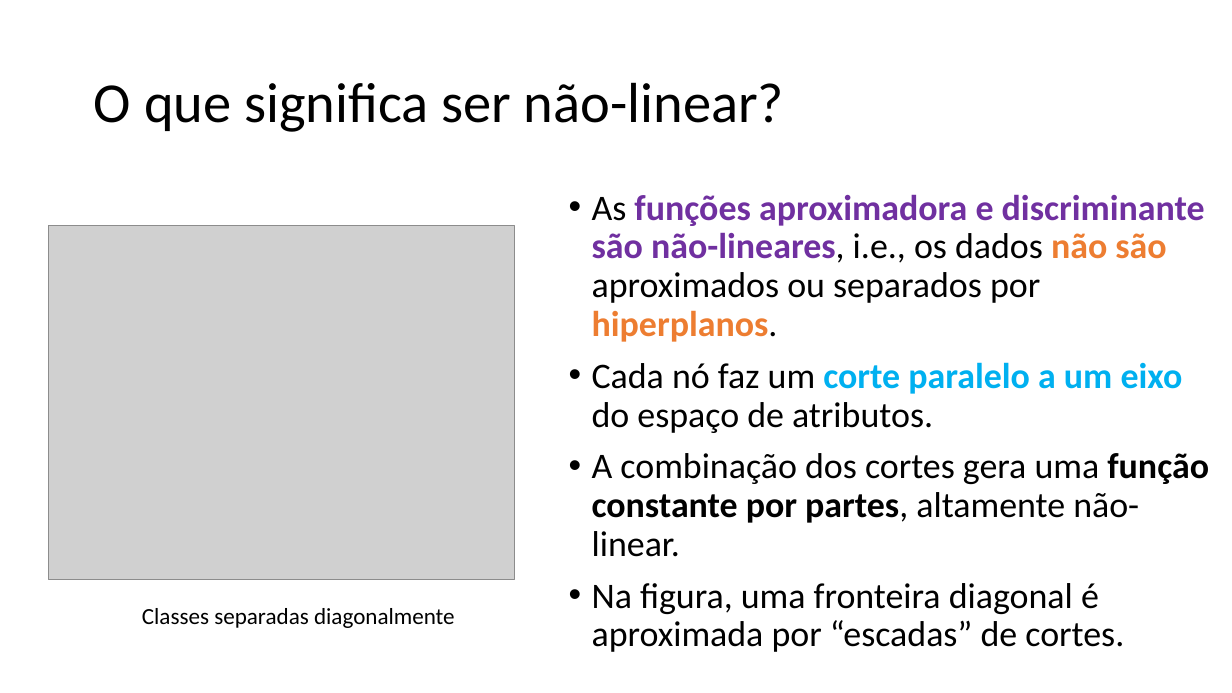
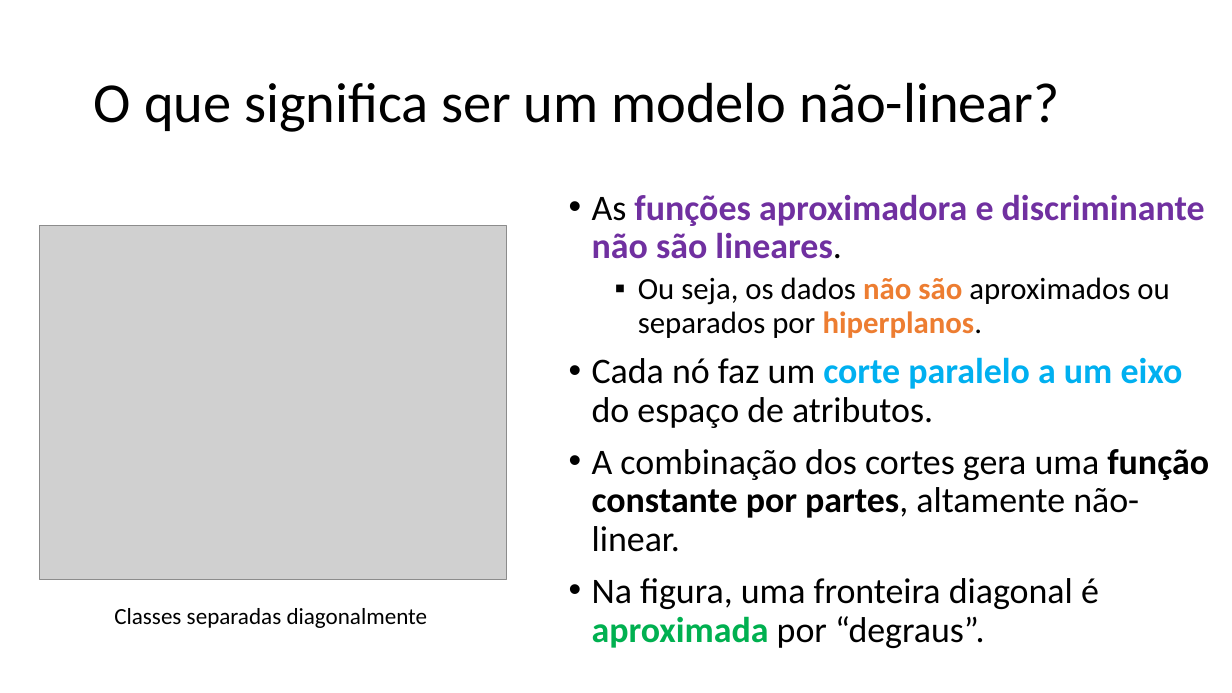
Before and after one commit to zz4fap/c24_inteligencia_artificial, a slide deck: slide 10 of slides/C24_Árvores_de_decisão.pptx. Drawn at 1232x693 pixels with LibreOffice and Linux fonts; fonts in the diff are those of the drawing; grey boxes stand for pictures. Boxes give left, top, right and bottom in pixels: in the first picture for what was removed or moved away, otherwise in the second. Text is boxed around its words. In the diff, an @@ line names an element or a change of style, - is before the commit and + after.

```diff
--- a/slides/C24_Árvores_de_decisão.pptx
+++ b/slides/C24_Árvores_de_decisão.pptx
@@ title at box(94, 82, 1059, 132): text changed @@
-O que significa ser não-linear?
+O que significa ser um modelo não-linear?
@@ text at box(592, 194, 1205, 338): text changed; size 28 to 24 pt @@
-• As funções aproximadora e discriminante são não-lineares, i.e., os dados não são aproximados ou separados por hiperplanos.
+• As funções aproximadora e discriminante não são lineares.
+  ▪ Ou seja, os dados não são aproximados ou separados por hiperplanos.
@@ picture: place and size @@
-picture at box(48, 226, 515, 579)
+picture at box(40, 226, 506, 579)
@@ text "Classes separadas diagonalmente": place and size @@
-text "Classes separadas diagonalmente" at box(142, 608, 455, 628)
+text "Classes separadas diagonalmente" at box(114, 608, 428, 628)
@@ text at box(592, 578, 1099, 648): text changed @@
-• Na figura, uma fronteira diagonal é aproximada por “escadas” de cortes.
+• Na figura, uma fronteira diagonal é aproximada por “degraus”.
```
Also in this commit, not shown: 6 other slides changed, 1 slide removed.
